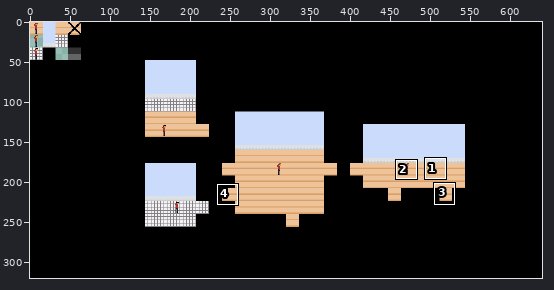
File history of a pixel-art file, PadlockGamePractice/assets/images/aesprite-files/tilemap.aseprite. Above, an overview of the earlier version with the close-up marked.
Close-up. Before the edit:
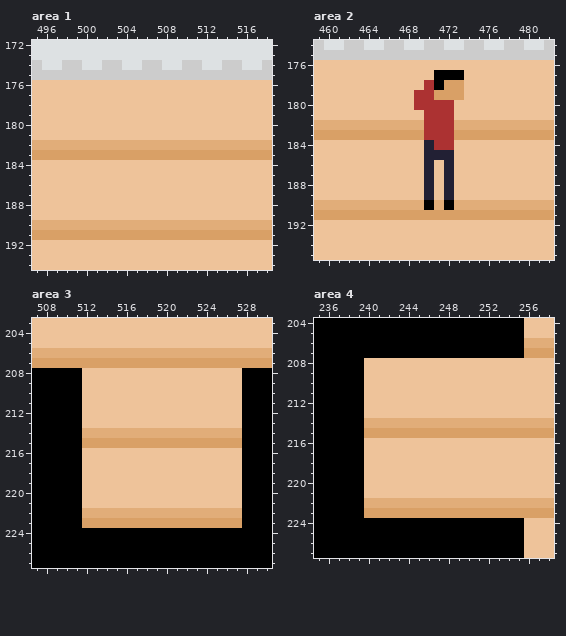
640x320 pixels, 1 frame. Colours within 5 levels of each other are drawn and written as one. Shown: area 1: x 495..518, y 172..194; area 2: x 459..482, y 174..195; area 3: x 507..530, y 203..227; area 4: x 235..258, y 204..227. The commit also changed other parts of the picture, which this record leaves out.
After the commit:
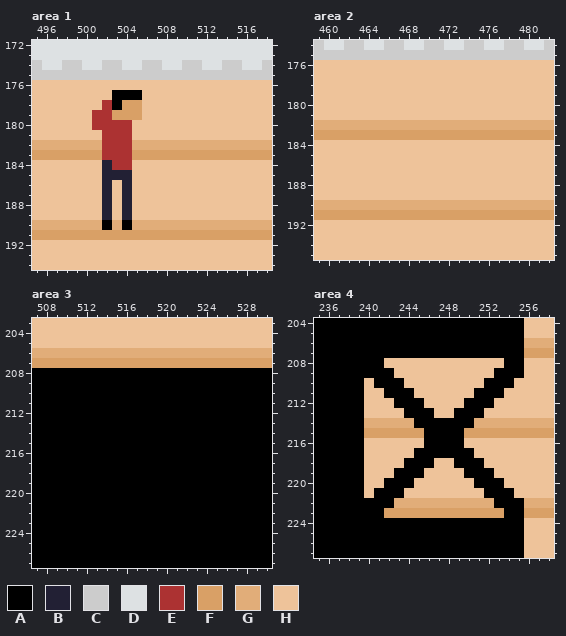
Palette (. is transparent): A #000000  B #222034  C #cccccc  D #dde1e3  E #ac3232  F #d9a066  G #e1ad79  H #eec39a
Changes in this commit:
Changed rows in their new state; - is an unchanged pixel.
Area 1, layer "concept":
first column x 501:
177 --AAA
178 -EAFF
179 EEFFF
180 EEEE-
181 -EEE-
182 -EEE-
183 -EEE-
184 -BEE-
185 -BBB-
186 -B-B-
187 -B-B-
188 -B-B-
189 -B-B-
190 -A-A-
Area 2, layer "concept":
first column x 469:
177 --HHH
178 -HHHH
179 HHHHH
180 HHHH-
181 -HHH-
182 -GGG-
183 -FFF-
184 -HHH-
185 -HHH-
186 -H-H-
187 -H-H-
188 -H-H-
189 -H-H-
190 -G-G-
Area 3, layer "concept":
first column x 512:
208 AAAAAAAAAAAAAAAA
209 AAAAAAAAAAAAAAAA
210 AAAAAAAAAAAAAAAA
211 AAAAAAAAAAAAAAAA
212 AAAAAAAAAAAAAAAA
213 AAAAAAAAAAAAAAAA
214 AAAAAAAAAAAAAAAA
215 AAAAAAAAAAAAAAAA
216 AAAAAAAAAAAAAAAA
217 AAAAAAAAAAAAAAAA
218 AAAAAAAAAAAAAAAA
219 AAAAAAAAAAAAAAAA
220 AAAAAAAAAAAAAAAA
221 AAAAAAAAAAAAAAAA
222 AAAAAAAAAAAAAAAA
223 AAAAAAAAAAAAAAAA
Area 4, layer "concept":
first column x 240:
208 AA------------AA
209 AAA----------AAA
210 -AAA--------AAA-
211 --AAA------AAA--
212 ---AAA----AAA---
213 ----AAA--AAA----
214 -----AAAAAA-----
215 ------AAAA------
216 ------AAAA------
217 -----AAAAAA-----
218 ----AAA--AAA----
219 ---AAA----AAA---
220 --AAA------AAA--
221 -AAA--------AAA-
222 AAA----------AAA
223 AA------------AA
